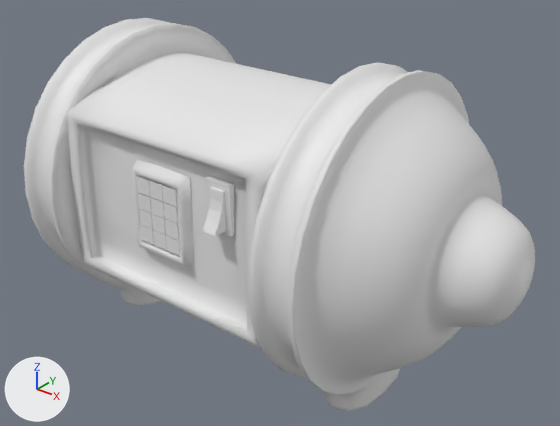
The Blender file Modelos/Blends/Bomba.blend, before and after one commit.
The view is the same before and after, from a 50 mm camera at (3.86, -4.43, 2.61) aimed at (0.22, 0.12, -0.21). Every picture has the same lights, and +X, +Y and +Z are marked at lower left.
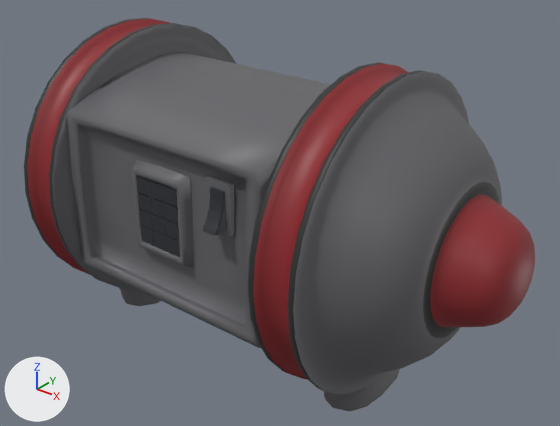
Commit message: mais materiais

The edits, one by one:
Material 'Cinza Escuro' (mat_cinza_escuro) is new.
Its base color is (0.127, 0.127, 0.138) (dark grey #646468).
Material 'Preto' (mat_preto) is new.
Its base color is (0.0232, 0.0267, 0.0327) (black #2a2d33).
Material 'Cinza mais escuro' (mat_cinza_mais_escuro) is new.
Its base color is (0.0267, 0.0294, 0.0281) (black #2d302f).
Material 'Vermelho' (mat_vermelho) is new.
Its base color is (0.275, 0.0212, 0.0262) (red #8f282d).
me_cylinder has 2601 vertices, 2576 faces and spans x -2.38..2.38, y -1.21..1.21, z -1.44..1.2.
me_cylinder is used by ob_cylinder; location (0.0, 0.0, 0.0).
me_cylinder part 1: 1336 of the faces centred in x -1.92..1.92, y -1.2..1.2, z -1.43..1.18 switch from no material to mat_cinza_escuro (dark grey #646468).
me_cylinder part 2: 240 of the faces centred in x 2.01..2.37, y -0.45..0.45, z -0.46..0.43 switch from no material to mat_vermelho (red #8f282d).
me_cylinder part 3: 164 of the faces centred in x -1.32..-1.07, y -1.17..1.17, z -1.08..1.16 switch from no material to mat_vermelho (red #8f282d).
me_cylinder part 4: 164 of the faces centred in x 1.07..1.32, y -1.17..1.17, z -1.08..1.16 switch from no material to mat_vermelho (red #8f282d).
me_cylinder part 5: all 144 faces centred in x 0.51..0.63, y -1.09..-0.89, z 0.2..0.49 switch from no material to mat_preto (black #2a2d33).
me_cylinder part 6: 112 of the faces centred in x -1.37..-1.02, y -1.2..1.2, z -1.15..1.18 switch from no material to mat_cinza_mais_escuro (black #2d302f).
me_cylinder part 7: 112 of the faces centred in x 1.02..1.37, y -1.2..1.2, z -1.15..1.18 switch from no material to mat_cinza_mais_escuro (black #2d302f).
me_cylinder part 8: 32 of the faces centred in x 1.93, y -0.51..0.51, z -0.53..0.5 switch from no material to mat_cinza_mais_escuro (black #2d302f).
me_cylinder_001 has 324 vertices, 285 faces and spans x -0.207..0.676, y -1.023..-0.851, z -0.131..0.541.
me_cylinder_001 is used by ob_cylinder_001; location (0.0, 0.0, 0.0).
me_cylinder_001 part 9: all 252 faces centred in x -0.207..0.197, y -1.023..-0.879, z -0.131..0.39 switch from no material to mat_preto (black #2a2d33).
me_cylinder_001 part 10: all 33 faces centred in x 0.454..0.676, y -0.986..-0.851, z 0.171..0.541 switch from no material to mat_cinza_escuro (dark grey #646468).

Pixel boxes (x1, y1, x2, y2) of what changed, in the pictures (560 x 426 px):
part 1 of me_cylinder, recoloured (white to grey): (52, 24, 502, 412) in both
part 2 of me_cylinder, recoloured (white to red): (430, 194, 535, 327) in both
part 3 of me_cylinder, recoloured: (27, 19, 170, 274) in both
part 4 of me_cylinder, recoloured (white to red): (253, 63, 408, 380) in both
part 5 of me_cylinder, recoloured (white to black): (203, 187, 226, 236) in both
part 6 of me_cylinder, recoloured (white to grey): (24, 18, 176, 284) in both
part 7 of me_cylinder, recoloured (white to grey): (248, 62, 423, 391) in both
part 8 of me_cylinder, recoloured (grey to black): (423, 182, 500, 338) in both
part 9 of me_cylinder_001, recoloured (grey to black): (136, 176, 180, 256) in both
part 10 of me_cylinder_001, recoloured: (205, 176, 235, 236) in both
